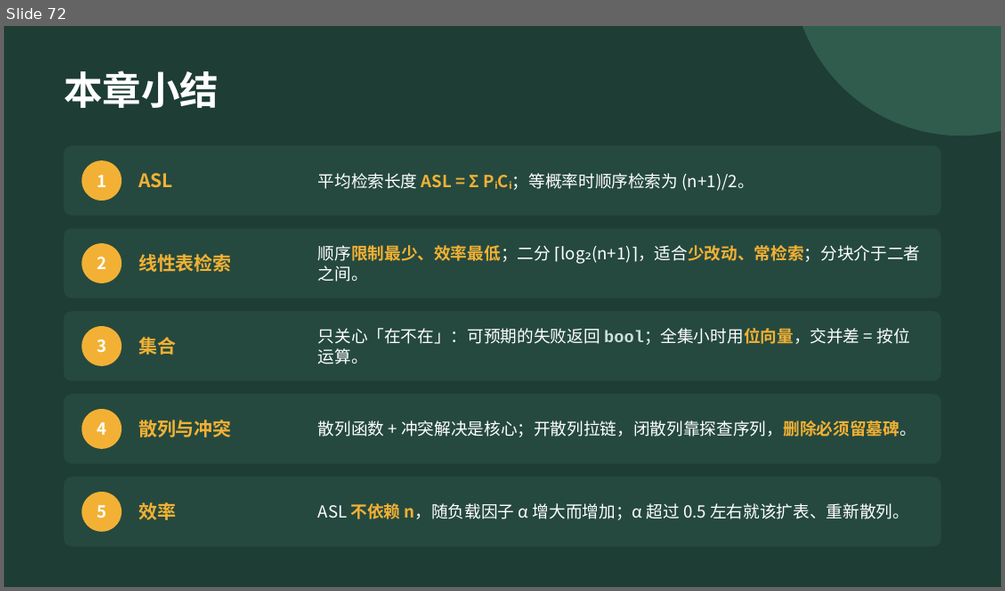
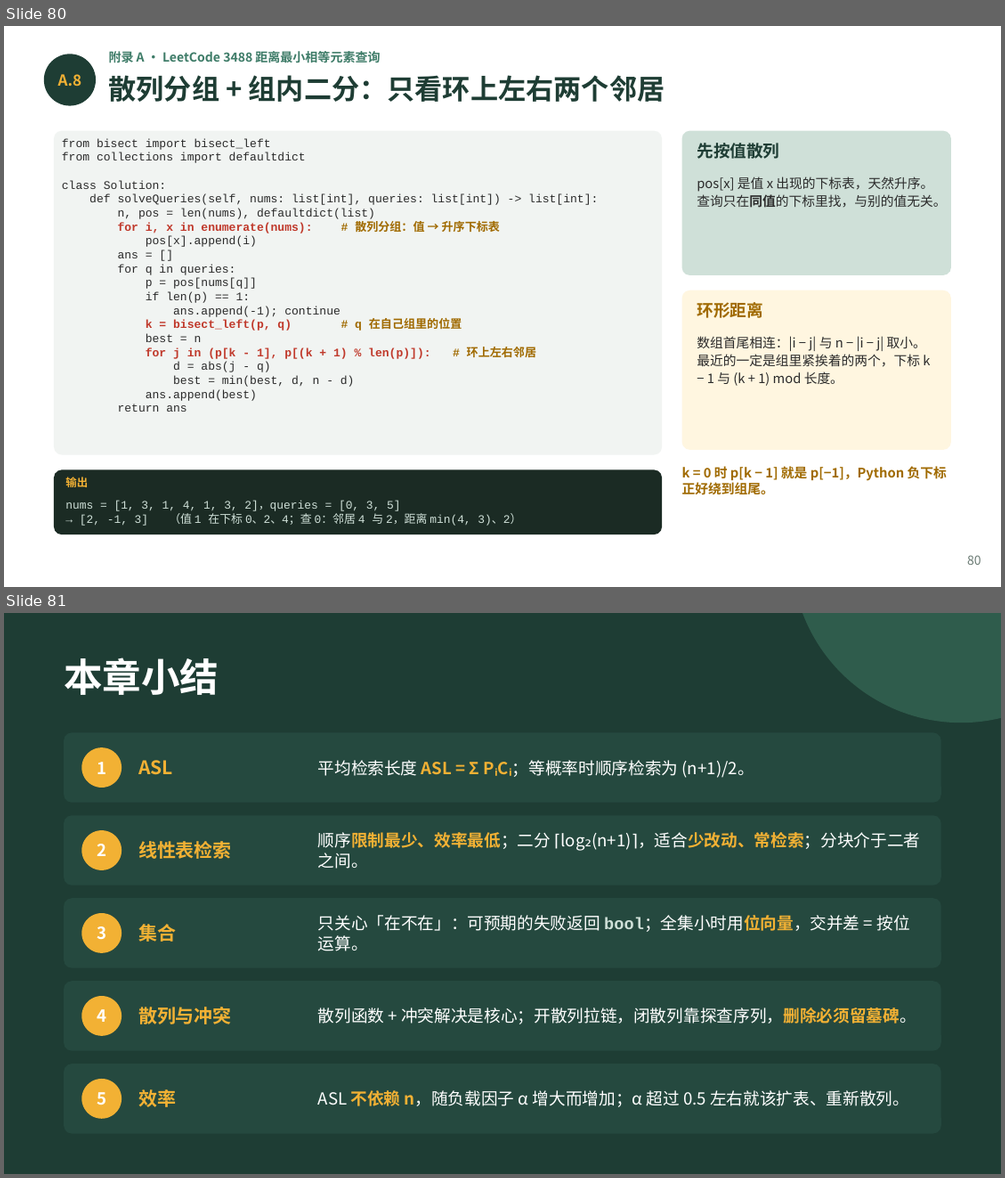
Before and after one commit to GMyhf/2026fall-cs201, a slide deck: courseware/202609_DSA_10_Search.pptx. Shown one above the other, each under a label of ours: slide 72 before the commit, slides 80 and 81 after it. The pictures are 1005x591 and 1005x1178 pixels, drawn with LibreOffice and Linux fonts; fonts in the diff are those of the drawing. Boxes give left, top, right and bottom in pixels: in the first picture for what was removed or moved away, otherwise in the second. Text is boxed around its words. In the diff, an @@ line names an element or a change of style, - is before the commit and + after.

```diff
--- a/courseware/202609_DSA_10_Search.pptx
+++ b/courseware/202609_DSA_10_Search.pptx
@@ slide 80 added at (x1=4, y1=26, x2=1001, y2=587), background #FFFFFF @@
@@ text added at (x1=109, y1=50, x2=380, y2=66), 9 pt, text #3E7C68, bold @@
+附录 A · LeetCode 3488 距离最小相等元素查询
@@ ellipse added at (x1=44, y1=54, x2=96, y2=106), fill #1E3D34 @@
@@ text added at (x1=58, y1=74, x2=82, y2=86), 11 pt, text #F2B134, bold @@
+A.8
@@ text added at (x1=109, y1=75, x2=665, y2=102), 20 pt, text #1E3D34, bold @@
+散列分组 + 组内二分：只看环上左右两个邻居
@@ rounded rectangle added at (x1=54, y1=131, x2=662, y2=455), fill #F1F4F2 @@
@@ rounded rectangle added at (x1=682, y1=131, x2=951, y2=275), fill #CFE0D8 @@
@@ text added at (x1=62, y1=138, x2=598, y2=411), 8.4 pt, text #2B2B2B @@
+from bisect import bisect_left
+from collections import defaultdict
+class Solution:
+def solveQueries(self, nums: list[int], queries: list[int]) -> list[int]:
+n, pos = len(nums), defaultdict(list)
+for i, x in enumerate(nums): # 散列分组：值 → 升序下标表
+pos[x].append(i)
+ans = []
+for q in queries:
+p = pos[nums[q]]
+if len(p) == 1:
+ans.append(-1); continue
+k = bisect_left(p, q) # q 在自己组里的位置
+best = n
+for j in (p[k - 1], p[(k + 1) % len(p)]): # 环上左右邻居
+d = abs(j - q)
+best = min(best, d, n - d)
+ans.append(best)
+return ans
@@ text added at (x1=696, y1=143, x2=779, y2=159), 12 pt, text #1E3D34, bold @@
+先按值散列
@@ text added at (x1=696, y1=176, x2=946, y2=208), 9.5 pt, text #2B2B2B @@
+pos[x] 是值 x 出现的下标表，天然升序。查询只在同值的下标里找，与别的值无关。
@@ rounded rectangle added at (x1=682, y1=290, x2=951, y2=450), fill #FFF6E0 @@
@@ text added at (x1=696, y1=302, x2=763, y2=318), 12 pt, text #A06A00, bold @@
+环形距离
@@ text added at (x1=696, y1=336, x2=930, y2=386), 9.5 pt, text #2B2B2B @@
+数组首尾相连：|i − j| 与 n − |i − j| 取小。最近的一定是组里紧挨着的两个，下标 k − 1 与 (k + 1) mod 长度。
@@ rounded rectangle added at (x1=54, y1=469, x2=662, y2=534), fill #1B2B24 @@
@@ text added at (x1=65, y1=476, x2=88, y2=487), 8 pt, text #F2B134, bold @@
+输出
@@ text added at (x1=682, y1=464, x2=947, y2=495), 9.5 pt, text #A06A00, bold @@
+k = 0 时 p[k − 1] 就是 p[−1]，Python 负下标正好绕到组尾。
@@ text added at (x1=65, y1=500, x2=521, y2=525), 8.3 pt, text #CFE0D8 @@
+nums = [1, 3, 1, 4, 1, 3, 2]，queries = [0, 3, 5]
+→ [2, -1, 3] （值 1 在下标 0、2、4；查 0：邻居 4 与 2，距离 min(4, 3)、2）
@@ text added at (x1=967, y1=555, x2=981, y2=564), 9 pt, text #6B7B74 @@
+80
@@ what was slide 72 is now slide 81 @@
```
Also in this commit, not shown: 2 slides changed, 8 other slides added, 2 other files.
